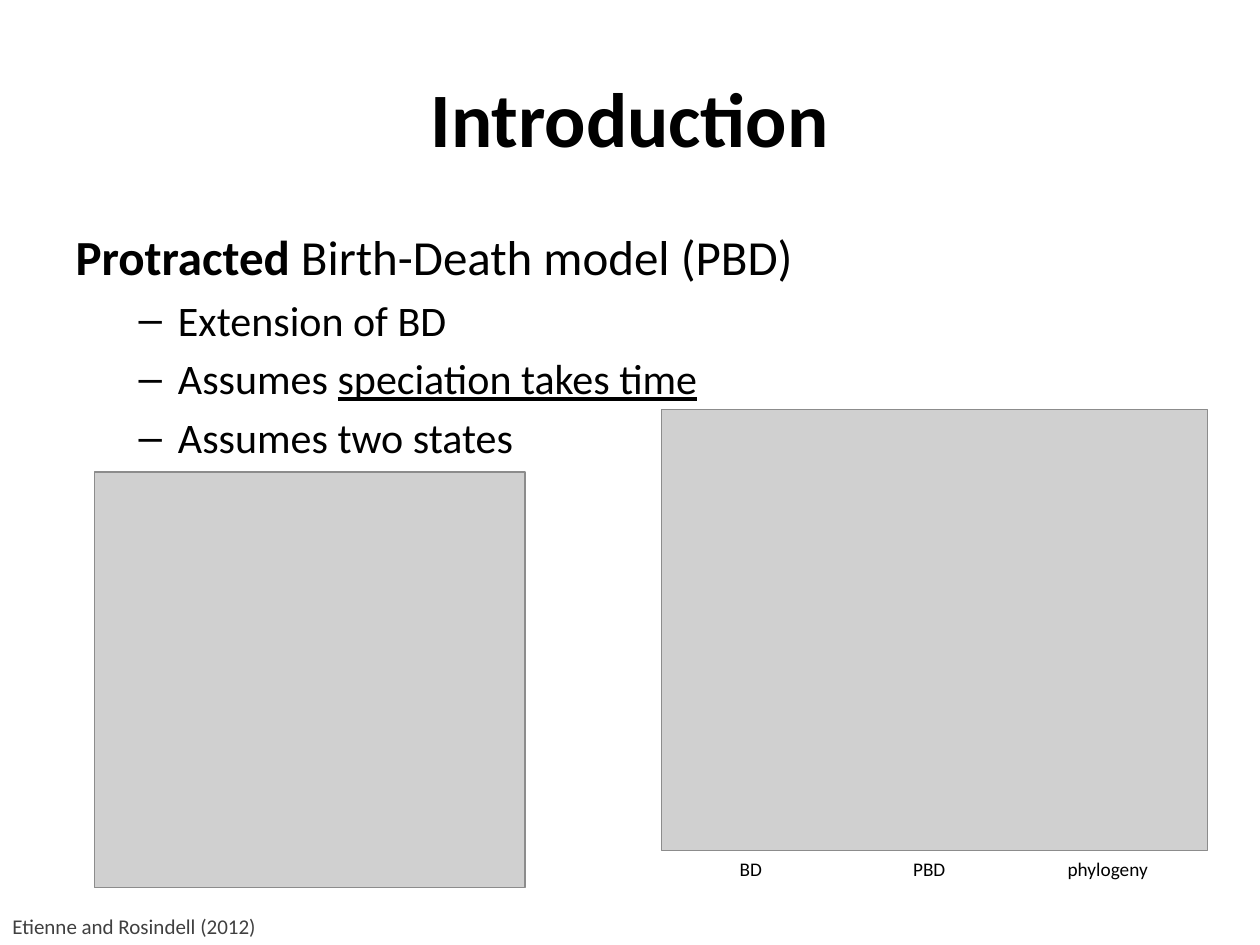
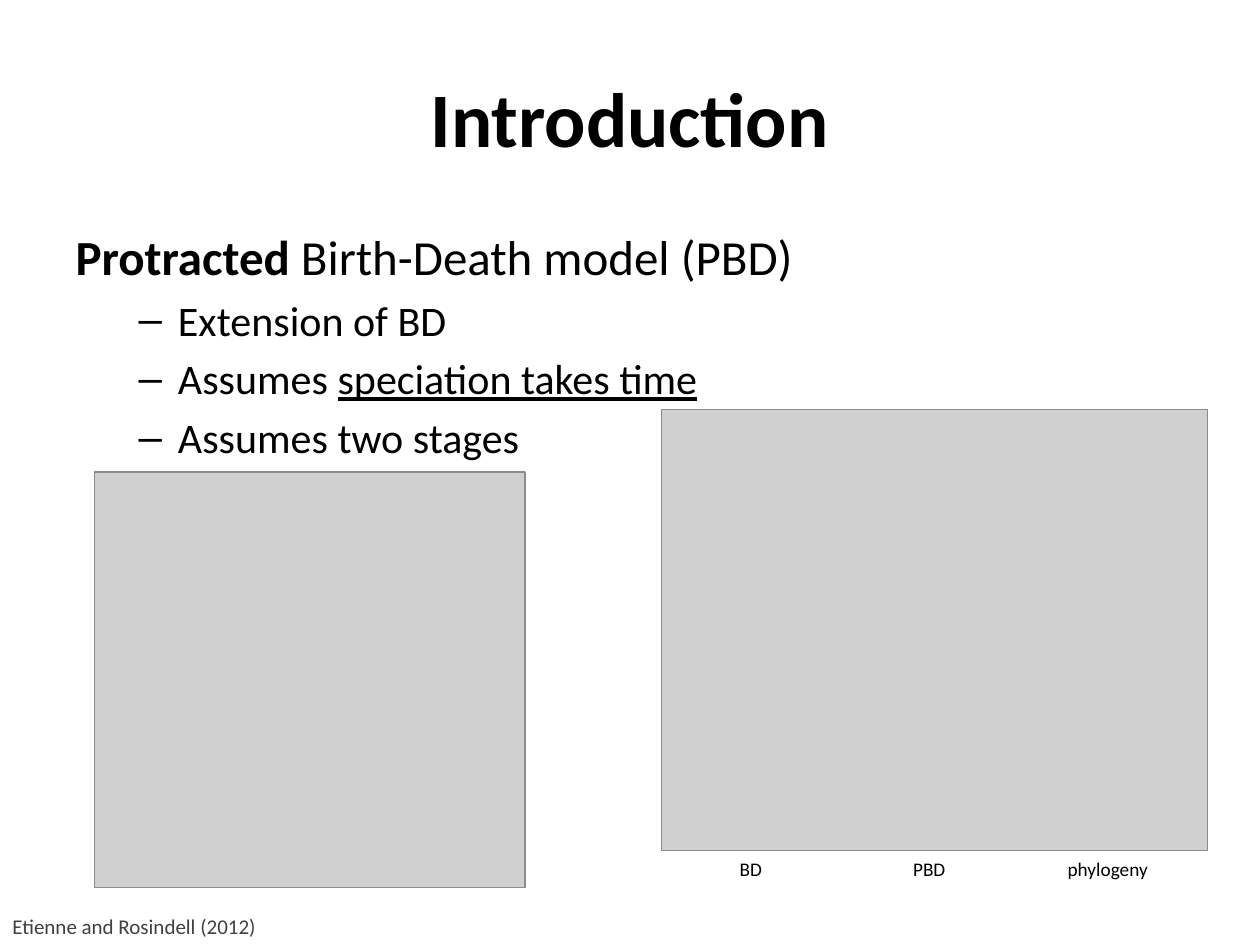
Before and after one commit to richelbilderbeek/Cer2016, a slide deck: slide 6 of doc/Cer2016_Femke Thon & Jolien Gay.pptx. Drawn at 1260x945 pixels with LibreOffice and Linux fonts; fonts in the diff are those of the drawing; grey boxes stand for pictures; background and template pictures are left out. Boxes give left, top, right and bottom in pixels: in the first picture for what was removed or moved away, otherwise in the second. Text is boxed around its words. In the diff, an @@ line names an element or a change of style, - is before the commit and + after.

Commit message:
small change

```diff
--- a/doc/Cer2016_Femke Thon & Jolien Gay.pptx
+++ b/doc/Cer2016_Femke Thon & Jolien Gay.pptx
@@ text at [178,426,519,461]: text changed @@
-  – Assumes two states
+  – Assumes two stages
```
Also in this commit, not shown: 2 other slides changed.
